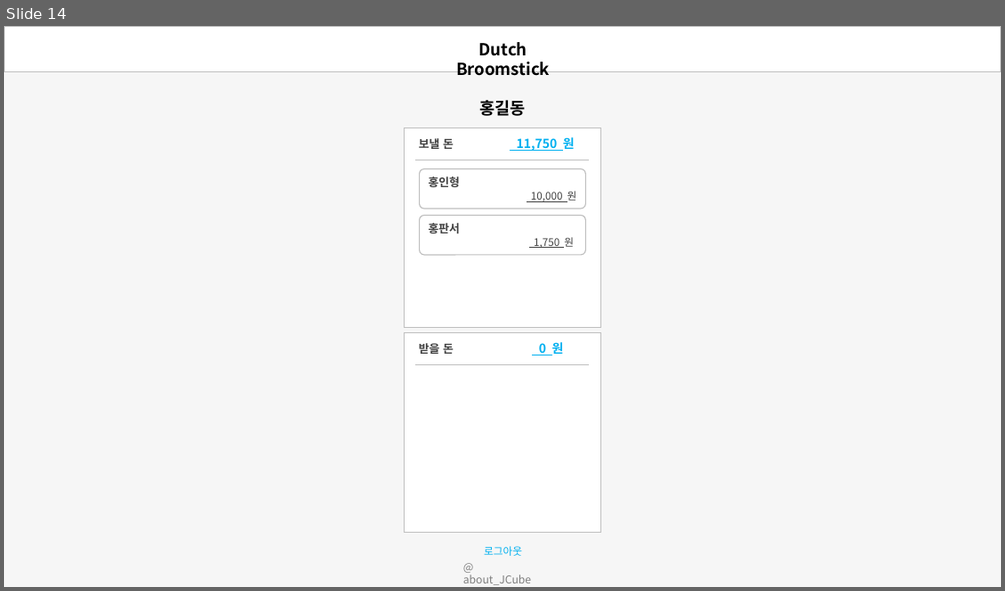
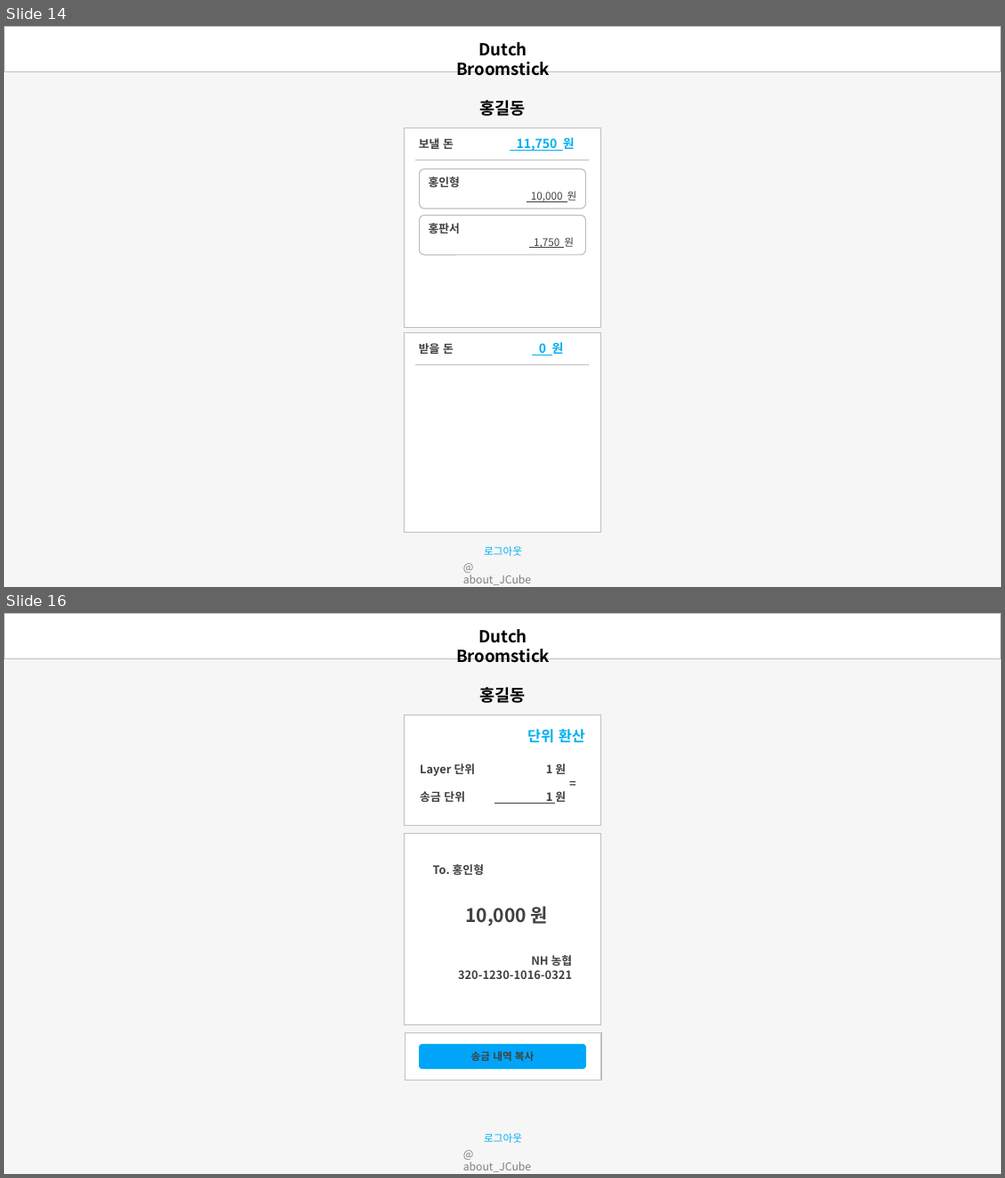
Before and after one commit to jtjun/DutchBroomstick, a slide deck: Documents/Design_Demo.pptx. Shown one above the other, each under a label of ours: slide 14 before the commit, slides 14 and 16 after it; the slides between them are not shown. The pictures are 1005x591 and 1005x1178 pixels, drawn with LibreOffice and Linux fonts; fonts in the diff are those of the drawing. Boxes give left, top, right and bottom in pixels: in the first picture for what was removed or moved away, otherwise in the second. Text is boxed around its words. In the diff, an @@ line names an element or a change of style, - is before the commit and + after.

```diff
--- a/Documents/Design_Demo.pptx
+++ b/Documents/Design_Demo.pptx
@@ slide 16 added at (4, 613, 1001, 1174), background #F6F6F6 @@
@@ rectangle added at (4, 613, 1001, 659), fill #FFFFFF, outline #BFBFBF 1 pt @@
@@ text added at (456, 629, 550, 663), 16 pt, text #000000, bold @@
+Dutch Broomstick
@@ text added at (479, 687, 525, 703), 16 pt, text #000000, bold @@
+홍길동
@@ rectangle added at (404, 715, 600, 826), fill #FFFFFF, outline #BFBFBF 1 pt @@
@@ rounded rectangle added at (409, 715, 597, 830), 11 pt, text #404040, bold @@
+단위 환산
+Layer 단위 1 원
+=
+송금 단위 1 원
@@ rectangle added at (404, 834, 600, 1025), fill #FFFFFF, outline #BFBFBF 1 pt @@
@@ text added at (433, 864, 573, 979), 11 pt, text #404040, bold @@
+To. 홍인형
+10,000 원
+NH 농협
+320-1230-1016-0321
@@ rectangle added at (404, 1032, 601, 1079), fill #FFFFFF, outline #BFBFBF 1 pt @@
@@ rounded rectangle added at (419, 1045, 585, 1069), fill #00A5FA, outline #00B0F0 1 pt, 10 pt, text #404040, bold @@
+송금 내역 복사
@@ text added at (484, 1133, 522, 1143), 10 pt, text #00B0F0 @@
+로그아웃
@@ text added at (463, 1161, 531, 1172), 10.5 pt, text #808080 @@
+@ about_JCube
```
Also in this commit, not shown: 1 other slide added.
